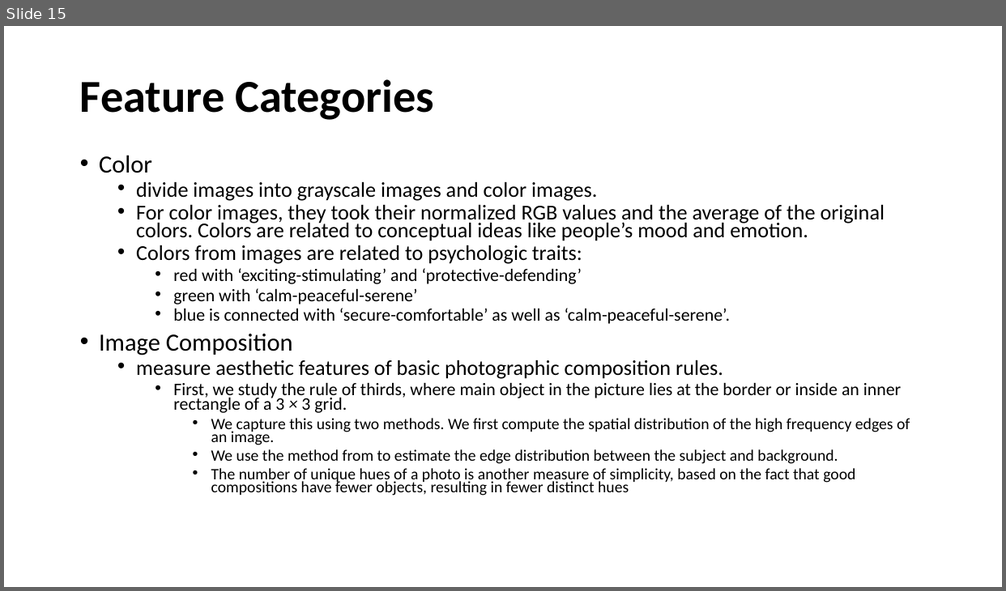
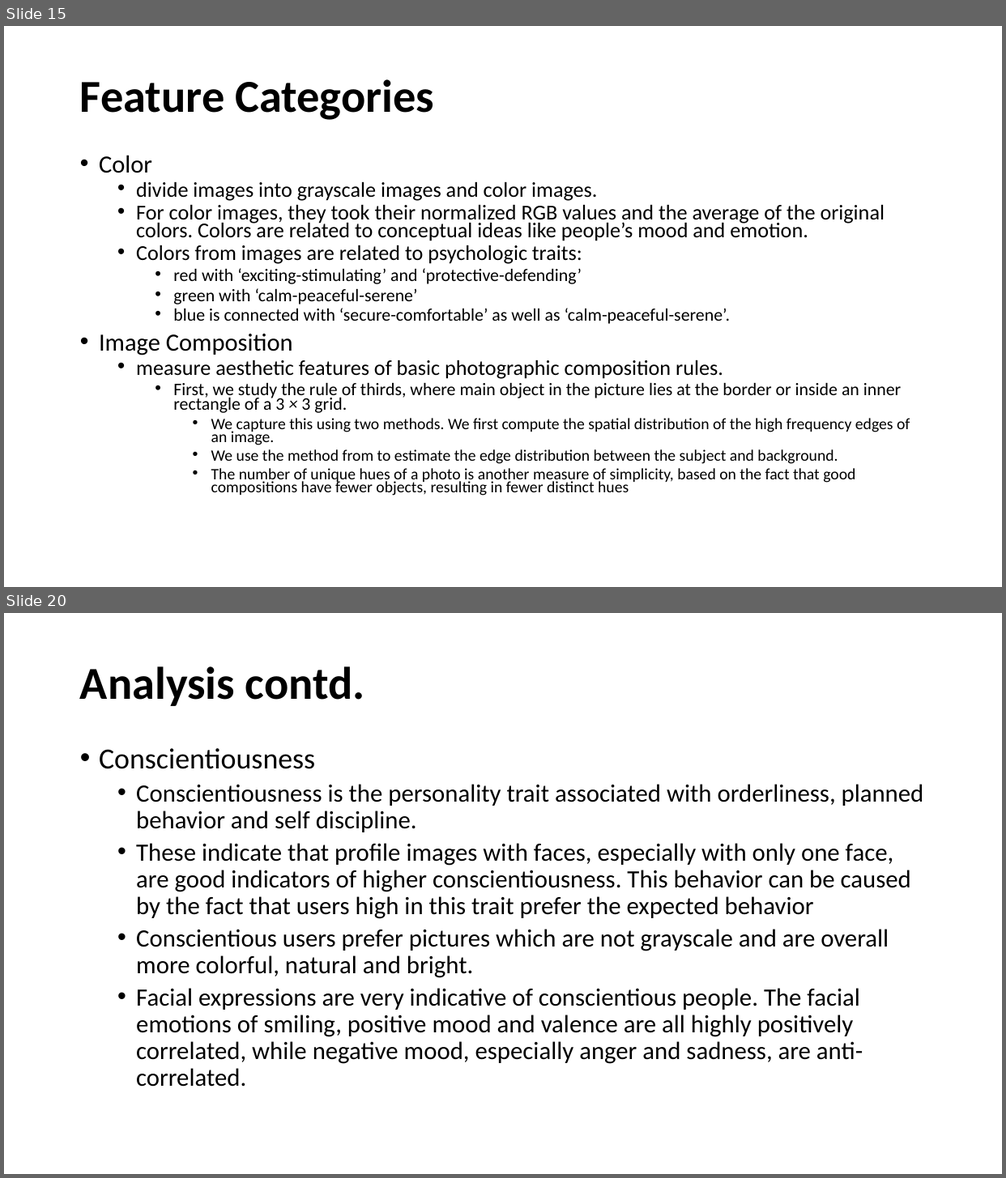
Before and after one commit to Sandhya-Bairi/USU-Assignments-and-Projects, a slide deck: CS 6675 - Advance Data Science/Practicum/Presentation.pptx. Shown one above the other, each under a label of ours: slide 15 before the commit, slides 15 and 20 after it; the slides between them are not shown. The pictures are 1006x591 and 1006x1178 pixels, drawn with LibreOffice and Linux fonts; fonts in the diff are those of the drawing. Boxes give left, top, right and bottom in pixels: in the first picture for what was removed or moved away, otherwise in the second. Text is boxed around its words. In the diff, an @@ line names an element or a change of style, - is before the commit and + after.

```diff
--- a/CS 6675 - Advance Data Science/Practicum/Presentation.pptx
+++ b/CS 6675 - Advance Data Science/Practicum/Presentation.pptx
@@ slide 20 added at <box>4,613,1002,1174</box>, background #FFFFFF @@
@@ title added at <box>80,666,365,706</box>, 44 pt, text #000000, bold @@
+Analysis contd.
@@ text added at <box>99,748,924,1087</box>, 24 pt, text #000000 @@
+• Conscientiousness
+  • Conscientiousness is the personality trait associated with orderliness, planned behavior and self discipline.
+  • These indicate that profile images with faces, especially with only one face, are good indicators of higher conscientiousness. This behavior can be caused by the fact that users high in this trait prefer the expected behavior
+  • Conscientious users prefer pictures which are not grayscale and are overall more colorful, natural and bright.
+  • Facial expressions are very indicative of conscientious people. The facial emotions of smiling, positive mood and valence are all highly positively correlated, while negative mood, especially anger and sadness, are anti-correlated.
```
Also in this commit, not shown: 2 slides changed, 7 other slides added, 32 other files.
